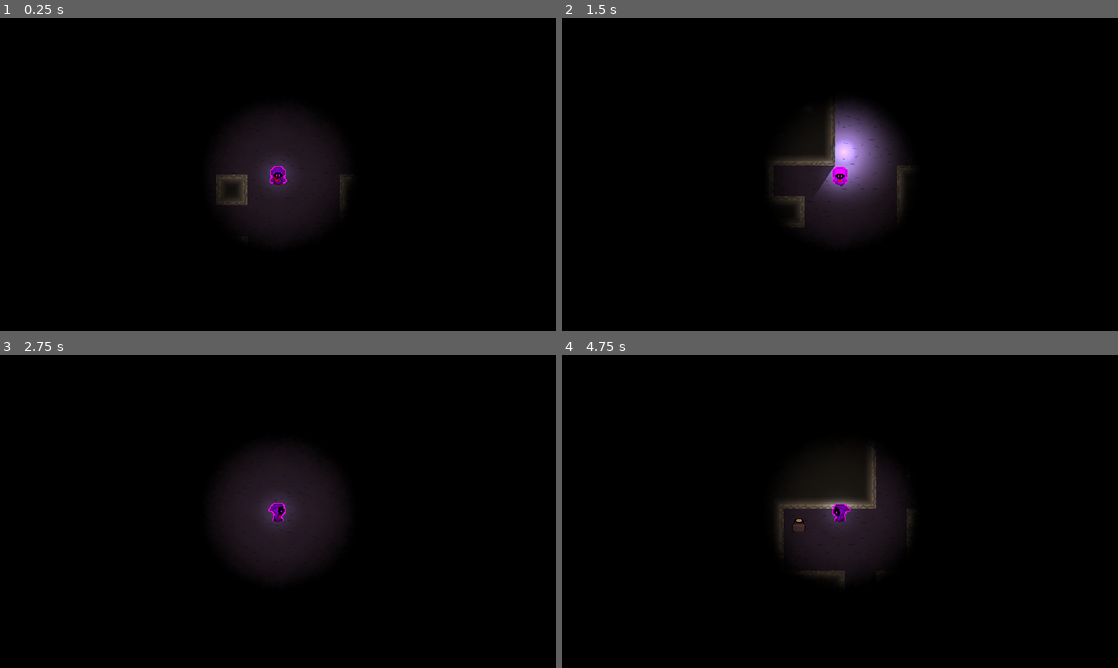
Above: before the commit, frames 1-4 (two rows, left to right).
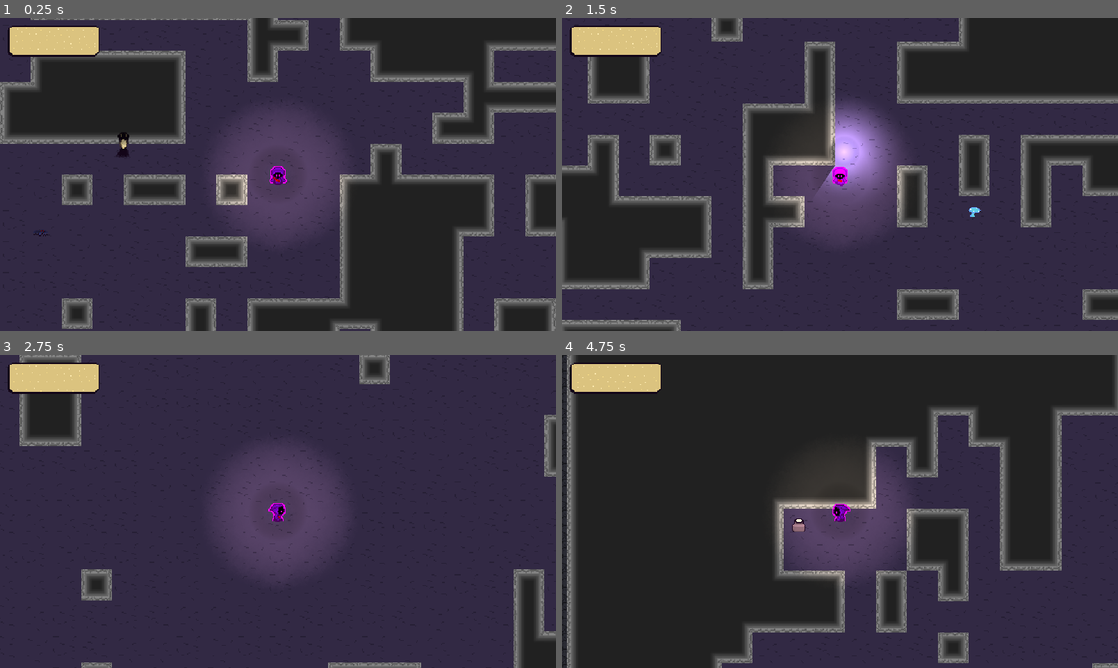
Above: after the commit, the same moments.

Repository: BlazarTira/Luminous-Descent
Game: Godot game, scene res://Scenes/Worlds/Floor1.tscn
Same seed, same stepped clock (60 frames per second), same inputs: the game is played once before the commit and once after it.
Inputs (mouse positions are in pixels of both pictures, inside the frame that each line leads up to):
- Up to frame 1 (0.25 s): no input
- Up to frame 2 (1.5 s): tap Enter (ui_accept) at 0.5, 0.77, 1.25 s; move the mouse to (962, 158) at 0.52 s; hold D (right) 0.53-1.28 s; tap Tab (ui_craft) at 0.6 s; move the mouse to (728, 190) at 1.27 s; hold S (down) from 1.28 s (still down); click (728, 190) at 1.35 s
- Up to frame 3 (2.75 s): tap Enter (ui_accept) at 1.52 s; tap Tab (ui_craft) at 1.55, 2.1 s; move the mouse to (333, 442) at 2.02 s; release S (down) at 2.03 s; hold D (right) from 2.03 s (still down)
- Up to frame 4 (4.75 s): move the mouse to (812, 574) at 2.77 s; release D (right) at 2.78 s; hold W (up) 2.78-3.53 s; tap Tab (ui_craft) at 2.85, 3.8, 4.35 s; tap Enter (ui_accept) at 3.02, 3.5, 3.77, 4.25, 4.52 s; move the mouse to (1006, 558) at 3.52 s; hold A (left) from 3.53 s (still down); click (1006, 558) at 3.6 s; move the mouse to (673, 464) at 4.27 s

The runs differ from the first frame. In frame 1, 100% of the frame differs, in the area x 0-100%, y 0-100%; in frame 2, 99%; in frame 3, 100%; in frame 4, 99%.

Commit message:
health bar added

Diff:
--- a/Global.gd
+++ b/Global.gd
@@ -1,4 +1,3 @@
 extends Node
 
-
 var selected_color = Color(1, 0, 1)  # Default color (purple)
--- a/Scenes/Entities/bat.tscn
+++ b/Scenes/Entities/bat.tscn
@@ -38,6 +38,8 @@
 [sub_resource type="CircleShape2D" id="CircleShape2D_cq4t2"]
 radius = 52.0865
 
+[sub_resource type="CircleShape2D" id="CircleShape2D_5sly1"]
+
 [node name="Bat" type="CharacterBody2D" groups=["enemy"]]
 collision_layer = 4
 collision_mask = 3
@@ -58,4 +60,12 @@
 [node name="CollisionShape2D" type="CollisionShape2D" parent="Detection"]
 shape = SubResource("CircleShape2D_cq4t2")
 
+[node name="Hit Area" type="Area2D" parent="."]
+collision_layer = 4
+collision_mask = 2
+
+[node name="CollisionShape2D" type="CollisionShape2D" parent="Hit Area"]
+shape = SubResource("CircleShape2D_5sly1")
+
 [connection signal="body_entered" from="Detection" to="." method="_on_detection_body_entered"]
+[connection signal="body_entered" from="Hit Area" to="." method="_on_hit_area_body_entered"]
--- a/Scenes/Entities/ghost.tscn
+++ b/Scenes/Entities/ghost.tscn
@@ -32,6 +32,8 @@
 [sub_resource type="CircleShape2D" id="CircleShape2D_nou78"]
 radius = 115.434
 
+[sub_resource type="CircleShape2D" id="CircleShape2D_0oq7g"]
+
 [node name="ghost" type="CharacterBody2D" groups=["enemy"]]
 collision_layer = 4
 collision_mask = 2
@@ -41,7 +43,7 @@
 [node name="AnimatedSprite2D" type="AnimatedSprite2D" parent="."]
 sprite_frames = SubResource("SpriteFrames_mkn5n")
 autoplay = "default"
-frame_progress = 0.713564
+frame_progress = 0.702996
 
 [node name="CollisionShape2D" type="CollisionShape2D" parent="."]
 position = Vector2(0, 4)
@@ -54,4 +56,13 @@
 [node name="CollisionShape2D" type="CollisionShape2D" parent="Detection"]
 shape = SubResource("CircleShape2D_nou78")
 
+[node name="Hit Area" type="Area2D" parent="."]
+collision_layer = 4
+collision_mask = 2
+
+[node name="CollisionShape2D" type="CollisionShape2D" parent="Hit Area"]
+position = Vector2(0, 3)
+shape = SubResource("CircleShape2D_0oq7g")
+
 [connection signal="body_entered" from="Detection" to="." method="_on_detection_body_entered"]
+[connection signal="body_entered" from="Hit Area" to="." method="_on_hit_area_body_entered"]
--- a/Scenes/Entities/player.tscn
+++ b/Scenes/Entities/player.tscn
@@ -1,9 +1,32 @@
-[gd_scene load_steps=49 format=3 uid="uid://ch87s5erycyj8"]
+[gd_scene load_steps=73 format=3 uid="uid://ch87s5erycyj8"]
 
 [ext_resource type="Script" path="res://Scripts/Entities/player.gd" id="1_0uik4"]
 [ext_resource type="Texture2D" uid="uid://dc21prga4g51d" path="res://Assets/Player/Alchemist_Player_Sprite.png" id="2_f4v3w"]
 [ext_resource type="Texture2D" uid="uid://t03141d2njcu" path="res://Assets/Player/Lantern_Light_Tex.png" id="4_sxqui"]
-[ext_resource type="Script" path="res://Scripts/Lantern.gd" id="5_v5o6s"]
+[ext_resource type="Script" path="res://Scripts/Entities/Lantern.gd" id="4_ukrt7"]
+[ext_resource type="Script" path="res://Scripts/Menus/ui.gd" id="5_5rewl"]
+[ext_resource type="PackedScene" uid="uid://bvwpaxgjvunxm" path="res://Scenes/Menus/inventory.tscn" id="5_leiqk"]
+[ext_resource type="Texture2D" uid="uid://bvjfk27d4kmc3" path="res://Assets/Player/health_bar_back.png" id="7_oxkxl"]
+[ext_resource type="Texture2D" uid="uid://cquhu66dxpel2" path="res://Assets/Player/health_bar_frames/health_bar1.png" id="8_0wwcs"]
+[ext_resource type="Texture2D" uid="uid://j8vopr3apj0s" path="res://Assets/Player/health_bar_frames/health_bar2.png" id="9_3s5yi"]
+[ext_resource type="Texture2D" uid="uid://bq5i0pcyisfw3" path="res://Assets/Player/health_bar_frames/health_bar11.png" id="10_kgu24"]
+[ext_resource type="Texture2D" uid="uid://qria1u84qnmc" path="res://Assets/Player/health_bar_frames/health_bar12.png" id="11_0idnq"]
+[ext_resource type="Texture2D" uid="uid://bsmsakbhnpmal" path="res://Assets/Player/health_bar_frames/health_bar13.png" id="12_yqj6f"]
+[ext_resource type="Texture2D" uid="uid://dswgfl6di2to0" path="res://Assets/Player/health_bar_frames/health_bar14.png" id="13_44yv0"]
+[ext_resource type="Texture2D" uid="uid://b4k6keckmv71i" path="res://Assets/Player/health_bar_frames/health_bar15.png" id="14_av8xt"]
+[ext_resource type="Texture2D" uid="uid://bfdjtek2b4obv" path="res://Assets/Player/health_bar_frames/health_bar16.png" id="15_m18u6"]
+[ext_resource type="Texture2D" uid="uid://dqnu0xvefyuu8" path="res://Assets/Player/health_bar_frames/health_bar17.png" id="16_g1hve"]
+[ext_resource type="Texture2D" uid="uid://c332vyfi2pss2" path="res://Assets/Player/health_bar_frames/health_bar18.png" id="17_m06hv"]
+[ext_resource type="Texture2D" uid="uid://brdkr7ooecsgb" path="res://Assets/Player/health_bar_frames/health_bar19.png" id="18_mxuqt"]
+[ext_resource type="Texture2D" uid="uid://c7vgbr15g3k4w" path="res://Assets/Player/health_bar_frames/health_bar20.png" id="19_kdsrj"]
+[ext_resource type="Texture2D" uid="uid://k43w7gf8d8l8" path="res://Assets/Player/health_bar_frames/health_bar3.png" id="20_ubyyl"]
+[ext_resource type="Texture2D" uid="uid://b21u51ofb8wig" path="res://Assets/Player/health_bar_frames/health_bar4.png" id="21_w5d7q"]
+[ext_resource type="Texture2D" uid="uid://bl8qeln50h8t1" path="res://Assets/Player/health_bar_frames/health_bar5.png" id="22_t4nqh"]
+[ext_resource type="Texture2D" uid="uid://c51pp0wsl66xi" path="res://Assets/Player/health_bar_frames/health_bar6.png" id="23_khhni"]
+[ext_resource type="Texture2D" uid="uid://cugnlunxi03oq" path="res://Assets/Player/health_bar_frames/health_bar7.png" id="24_h1wur"]
+[ext_resource type="Texture2D" uid="uid://pm3hkq2jq7q" path="res://Assets/Player/health_bar_frames/health_bar8.png" id="25_xhxeh"]
+[ext_resource type="Texture2D" uid="uid://csky077ekbw7v" path="res://Assets/Player/health_bar_frames/health_bar9.png" id="26_5xq53"]
+[ext_resource type="Texture2D" uid="uid://b6ywup7kutcwn" path="res://Assets/Player/health_bar_frames/health_bar10.png" id="27_2ic5o"]
 
 [sub_resource type="AtlasTexture" id="AtlasTexture_lkncl"]
 atlas = ExtResource("2_f4v3w")
@@ -382,6 +405,49 @@
 fill_from = Vector2(0.5, 0.5)
 fill_to = Vector2(0.873832, 0.163551)
 
+[sub_resource type="AnimatedTexture" id="AnimatedTexture_106ba"]
+frames = 20
+frame_0/texture = ExtResource("8_0wwcs")
+frame_0/duration = 0.2
+frame_1/texture = ExtResource("9_3s5yi")
+frame_1/duration = 2.0
+frame_2/texture = ExtResource("20_ubyyl")
+frame_2/duration = 0.2
+frame_3/texture = ExtResource("21_w5d7q")
+frame_3/duration = 0.2
+frame_4/texture = ExtResource("22_t4nqh")
+frame_4/duration = 0.2
+frame_5/texture = ExtResource("23_khhni")
+frame_5/duration = 0.2
+frame_6/texture = ExtResource("24_h1wur")
+frame_6/duration = 0.2
+frame_7/texture = ExtResource("25_xhxeh")
+frame_7/duration = 0.2
+frame_8/texture = ExtResource("26_5xq53")
+frame_8/duration = 0.2
+frame_9/texture = ExtResource("27_2ic5o")
+frame_9/duration = 0.2
+frame_10/texture = ExtResource("10_kgu24")
+frame_10/duration = 0.2
+frame_11/texture = ExtResource("11_0idnq")
+frame_11/duration = 0.2
+frame_12/texture = ExtResource("12_yqj6f")
+frame_12/duration = 0.2
+frame_13/texture = ExtResource("13_44yv0")
+frame_13/duration = 0.2
+frame_14/texture = ExtResource("14_av8xt")
+frame_14/duration = 0.2
+frame_15/texture = ExtResource("15_m18u6")
+frame_15/duration = 0.2
+frame_16/texture = ExtResource("16_g1hve")
+frame_16/duration = 0.2
+frame_17/texture = ExtResource("17_m06hv")
+frame_17/duration = 0.2
+frame_18/texture = ExtResource("18_mxuqt")
+frame_18/duration = 0.2
+frame_19/texture = ExtResource("19_kdsrj")
+frame_19/duration = 0.2
+
 [node name="Player" type="CharacterBody2D" groups=["player"]]
 collision_layer = 2
 collision_mask = 5
@@ -408,4 +474,23 @@
 energy = 2.0
 texture = ExtResource("4_sxqui")
 texture_scale = 0.9
-script = ExtResource("5_v5o6s")
+script = ExtResource("4_ukrt7")
+
+[node name="ui" type="CanvasLayer" parent="."]
+script = ExtResource("5_5rewl")
+
+[node name="Inventory" parent="ui" instance=ExtResource("5_leiqk")]
+visible = false
+offset_left = 408.0
+offset_top = 7.0
+offset_right = 448.0
+offset_bottom = 47.0
+
+[node name="HealthBar" type="TextureProgressBar" parent="ui"]
+offset_left = 8.0
+offset_top = 8.0
+offset_right = 104.0
+offset_bottom = 40.0
+max_value = 50.0
+texture_under = ExtResource("7_oxkxl")
+texture_progress = SubResource("AnimatedTexture_106ba")
--- /dev/null
+++ b/Scenes/Menus/inventory.gd
@@ -0,0 +1,11 @@
+extends Control
+
+var isOpen = false
+
+func open():
+	visible = true
+	isOpen = true
+
+func close():
+	visible = false
+	isOpen = false
--- /dev/null
+++ b/Scenes/Menus/inventory.tscn
@@ -0,0 +1,73 @@
+[gd_scene load_steps=4 format=3 uid="uid://bvwpaxgjvunxm"]
+
+[ext_resource type="Texture2D" uid="uid://dr84uokxeoh41" path="res://Assets/UI/Window_NPR.png" id="1_knn2g"]
+[ext_resource type="Script" path="res://Scenes/Menus/inventory.gd" id="1_ve2bp"]
+[ext_resource type="PackedScene" uid="uid://bvlspk2gx7s2e" path="res://Scenes/Menus/slot.tscn" id="2_ghks3"]
+
+[node name="Inventory" type="Control"]
+layout_mode = 3
+anchors_preset = 0
+offset_right = 40.0
+offset_bottom = 40.0
+script = ExtResource("1_ve2bp")
+
+[node name="NinePatchRect" type="NinePatchRect" parent="."]
+layout_mode = 0
+offset_right = 160.0
+offset_bottom = 128.0
+texture = ExtResource("1_knn2g")
+patch_margin_left = 6
+patch_margin_top = 6
+patch_margin_right = 6
+patch_margin_bottom = 6
+
+[node name="GridContainer" type="GridContainer" parent="NinePatchRect"]
+layout_mode = 1
+anchors_preset = 8
+anchor_left = 0.5
+anchor_top = 0.5
+anchor_right = 0.5
+anchor_bottom = 0.5
+offset_left = -70.0
+offset_top = -52.0
+offset_right = 70.0
+offset_bottom = 52.0
+grow_horizontal = 2
+grow_vertical = 2
+columns = 4
+
+[node name="Slot" parent="NinePatchRect/GridContainer" instance=ExtResource("2_ghks3")]
+layout_mode = 2
+
+[node name="Slot2" parent="NinePatchRect/GridContainer" instance=ExtResource("2_ghks3")]
+layout_mode = 2
+
+[node name="Slot3" parent="NinePatchRect/GridContainer" instance=ExtResource("2_ghks3")]
+layout_mode = 2
+
+[node name="Slot4" parent="NinePatchRect/GridContainer" instance=ExtResource("2_ghks3")]
+layout_mode = 2
+
+[node name="Slot5" parent="NinePatchRect/GridContainer" instance=ExtResource("2_ghks3")]
+layout_mode = 2
+
+[node name="Slot6" parent="NinePatchRect/GridContainer" instance=ExtResource("2_ghks3")]
+layout_mode = 2
+
+[node name="Slot7" parent="NinePatchRect/GridContainer" instance=ExtResource("2_ghks3")]
+layout_mode = 2
+
+[node name="Slot8" parent="NinePatchRect/GridContainer" instance=ExtResource("2_ghks3")]
+layout_mode = 2
+
+[node name="Slot9" parent="NinePatchRect/GridContainer" instance=ExtResource("2_ghks3")]
+layout_mode = 2
+
+[node name="Slot10" parent="NinePatchRect/GridContainer" instance=ExtResource("2_ghks3")]
+layout_mode = 2
+
+[node name="Slot11" parent="NinePatchRect/GridContainer" instance=ExtResource("2_ghks3")]
+layout_mode = 2
+
+[node name="Slot12" parent="NinePatchRect/GridContainer" instance=ExtResource("2_ghks3")]
+layout_mode = 2
--- /dev/null
+++ b/Scenes/Menus/slot.tscn
@@ -0,0 +1,13 @@
+[gd_scene load_steps=2 format=3 uid="uid://bvlspk2gx7s2e"]
+
+[ext_resource type="Texture2D" uid="uid://07tqc4vkp2nu" path="res://Assets/UI/Icon_BG.png" id="1_iryvj"]
+
+[node name="Slot" type="Panel"]
+self_modulate = Color(1, 1, 1, 0)
+custom_minimum_size = Vector2(32, 32)
+offset_right = 32.0
+offset_bottom = 32.0
+
+[node name="Sprite2D" type="Sprite2D" parent="."]
+texture = ExtResource("1_iryvj")
+centered = false
--- a/Scenes/Menus/ui.tscn
+++ b/Scenes/Menus/ui.tscn
@@ -1,3 +1,21 @@
-[gd_scene format=3 uid="uid://vhrop6l0mosu"]
+[gd_scene load_steps=3 format=3 uid="uid://vhrop6l0mosu"]
+
+[ext_resource type="PackedScene" uid="uid://bvwpaxgjvunxm" path="res://Scenes/Menus/inventory.tscn" id="1_ljnqt"]
+[ext_resource type="Script" path="res://Scripts/Menus/ui.gd" id="1_petaa"]
 
 [node name="UI" type="CanvasLayer"]
+script = ExtResource("1_petaa")
+
+[node name="Inventory" parent="." instance=ExtResource("1_ljnqt")]
+visible = false
+offset_left = 408.0
+offset_top = 7.0
+offset_right = 448.0
+offset_bottom = 47.0
+
+[node name="HealthBar" type="ProgressBar" parent="."]
+offset_right = 252.0
+offset_bottom = 27.0
+max_value = 50.0
+step = 1.0
+show_percentage = false
--- a/Scenes/Worlds/Floor1.tscn
+++ b/Scenes/Worlds/Floor1.tscn
@@ -5,6 +5,7 @@
 [ext_resource type="TileSet" uid="uid://u3q8nfd3hw0b" path="res://Resources/Cave_Tiles_Floor.tres" id="3_uf2ml"]
 
 [node name="Floor1" type="Node2D"]
+process_mode = 1
 y_sort_enabled = true
 script = ExtResource("1_0s83g")
 
@@ -21,4 +22,5 @@
 layer_0/tile_data = PackedInt32Array(65537, 0, 0, 131073, 0, 1, 196609, 0, 1, 262145, 0, 1, 327681, 0, 1, 393217, 0, 1, …(107373 unchanged characters)…
 
 [node name="CanvasModulate" type="CanvasModulate" parent="."]
+visible = false
 color = Color(0, 0, 0, 1)
--- a/Scripts/Entities/Bat.gd
+++ b/Scripts/Entities/Bat.gd
@@ -78,3 +78,7 @@
 func die():
 	print("Enemy died.")
 	queue_free()
+
+func _on_hit_area_body_entered(body):
+	if body.is_in_group("player"):
+		body.take_damage(enemy_damage)
--- a/Scripts/Entities/ghost.gd
+++ b/Scripts/Entities/ghost.gd
@@ -67,3 +67,7 @@
 func die():
 	print("Enemy died.")
 	queue_free()
+
+func _on_hit_area_body_entered(body):
+	if body.is_in_group("player"):
+		body.take_damage(enemy_damage)
--- a/Scripts/Entities/player.gd
+++ b/Scripts/Entities/player.gd
@@ -1,13 +1,16 @@
 extends CharacterBody2D
+class_name Player
 
-@export var speed: int = 200.0
-@export var health: int = 1000000
+@export var speed: int = 200
+@export var player_health = 50
+@export var player_max_health = 50
+@export var throw_force: float = 500
 
 const bottle_scene = preload("res://Scenes/Entities/flash_bottle.tscn")
-@export var throw_force: float = 500.0
 
-
-@onready var animated_sprite: AnimatedSprite2D = $AnimatedSprite2D
+@onready var animated_sprite = $AnimatedSprite2D
+@onready var inventory = $ui/Inventory
+@onready var health_bar = $ui/HealthBar
 
 var animations = {
 	Vector2.UP: "up",
@@ -24,12 +27,20 @@
 var last_non_zero_direction = Vector2.DOWN  # Default to down for initial state
 
 func _ready():
+	health_bar.value = player_max_health
 	animated_sprite.modulate = Global.selected_color
+
 
 func _process(_delta: float):
 	update_animation()
 	if Input.is_action_just_pressed("throw_bottle"):
 		throw_bottle()
+
+	if Input.is_action_just_pressed("ui_craft"):
+		if inventory.isOpen:
+			inventory.close()
+		else:
+			inventory.open()
 
 func _physics_process(_delta: float):
 	var input_vector = Vector2.ZERO
@@ -104,9 +115,10 @@
 		bottle_instance.throw_bottle(direction)
 
 func take_damage(amount):
-	health -= amount
-	if health <= 0:
+	player_health -= amount
+	health_bar.value = player_health
+	if player_health <= 0:
 		die()
 
 func die():
-	queue_free()
+	get_tree().paused = true
--- /dev/null
+++ b/Scripts/Menus/ui.gd
@@ -0,0 +1 @@
+extends CanvasLayer
Binary file changed: Assets/Enemies/Statue_Sprite_Sheet.png
Binary file added: Assets/Player/health_bar.gif
Binary file added: Assets/Player/health_bar_back.png
Not shown, added: Assets/Player/health_bar_back.png.import
Binary file added: Assets/Player/health_bar_frames/health_bar1.png
Not shown, added: Assets/Player/health_bar_frames/health_bar1.png.import
Binary file added: Assets/Player/health_bar_frames/health_bar10.png
Not shown, added: Assets/Player/health_bar_frames/health_bar10.png.import
Binary file added: Assets/Player/health_bar_frames/health_bar11.png
Not shown, added: Assets/Player/health_bar_frames/health_bar11.png.import
Binary file added: Assets/Player/health_bar_frames/health_bar12.png
Not shown, added: Assets/Player/health_bar_frames/health_bar12.png.import
(and 39 more such lines)
